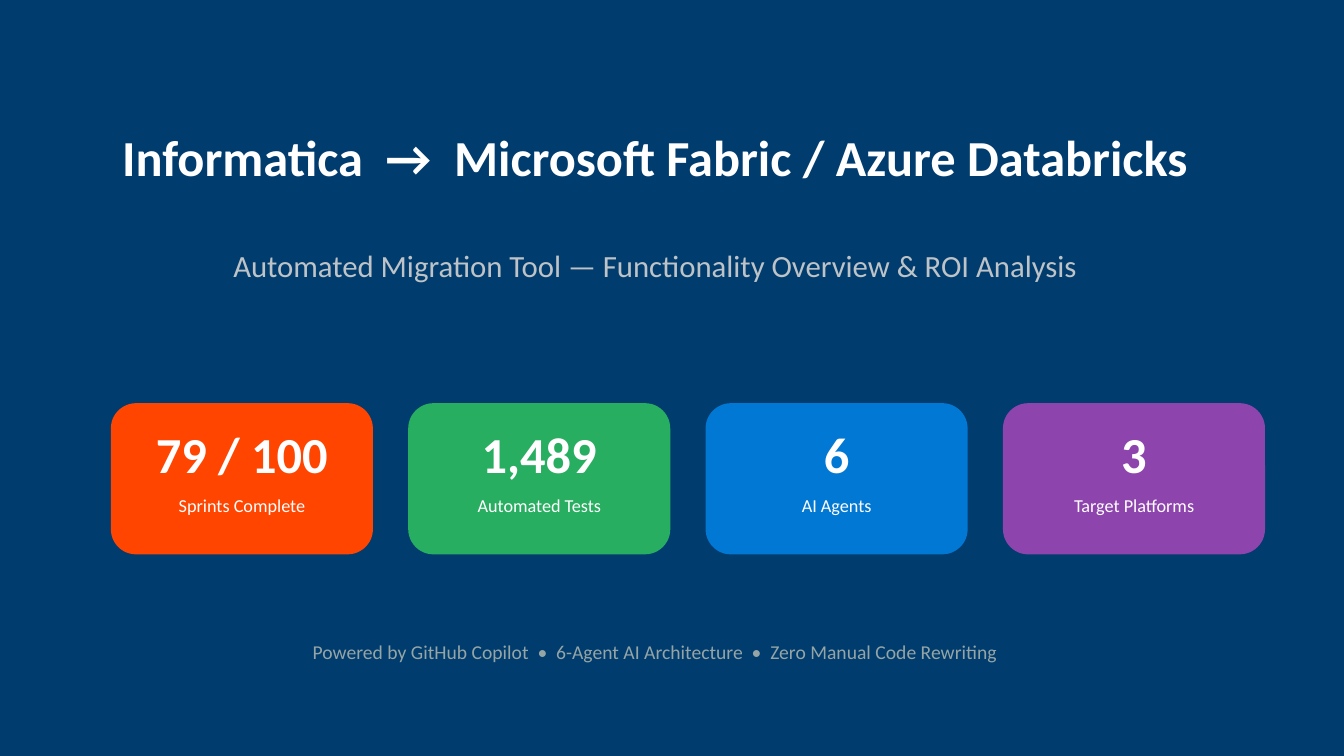
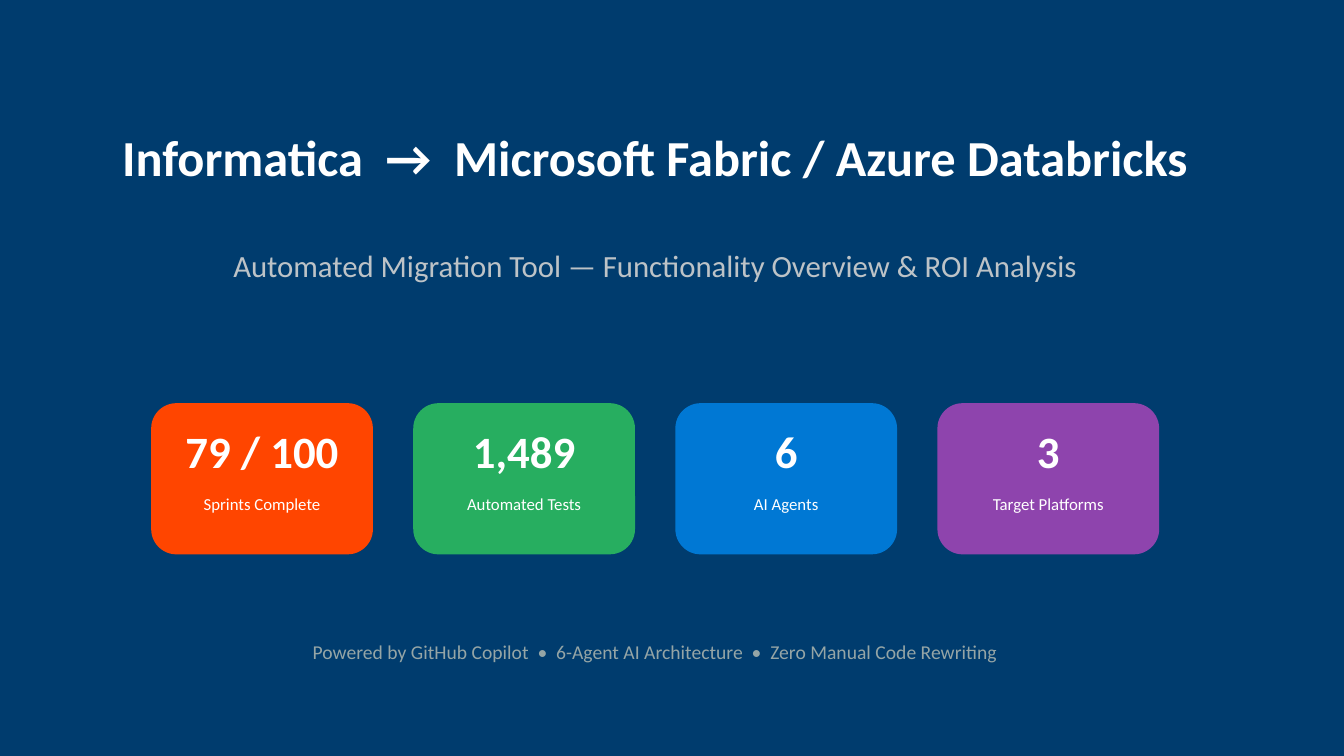
Before and after one commit to cyphou/InformaticaToFabric, a slide deck: slide 1 of output/Informatica_to_Fabric_Migration_Tool.pptx. Drawn at 1344x756 pixels with LibreOffice and Linux fonts; fonts in the diff are those of the drawing. Boxes give left, top, right and bottom in pixels: in the first picture for what was removed or moved away, otherwise in the second. Text is boxed around its words. In the diff, an @@ line names an element or a change of style, - is before the commit and + after.

```diff
--- a/output/Informatica_to_Fabric_Migration_Tool.pptx
+++ b/output/Informatica_to_Fabric_Migration_Tool.pptx
@@ rounded rectangle: place and size @@
-rounded rectangle at <box>111,403,373,555</box>
+rounded rectangle at <box>151,403,373,555</box>
@@ text "79 / 100": place and size @@
-text "79 / 100" at <box>156,440,328,474</box>
+text "79 / 100" at <box>185,438,338,469</box>
@@ rounded rectangle: place and size @@
-rounded rectangle at <box>408,403,670,555</box>
+rounded rectangle at <box>413,403,635,555</box>
@@ rounded rectangle: place and size @@
-rounded rectangle at <box>706,403,968,555</box>
+rounded rectangle at <box>676,403,897,555</box>
@@ text "6": place and size @@
-text "6" at <box>824,438,850,474</box>
+text "6" at <box>775,437,798,469</box>
@@ rounded rectangle: place and size @@
-rounded rectangle at <box>1003,403,1265,555</box>
+rounded rectangle at <box>938,403,1159,555</box>
@@ size 36 to 32 pt in 4 elements at <box>473,437,575,474</box>, <box>185,438,338,469</box>, <box>775,437,798,469</box>, <box>1037,438,1060,469</box> @@
@@ text "3": place and size @@
-text "3" at <box>1121,440,1147,474</box>
+text "3" at <box>1037,438,1060,469</box>
@@ text "Sprints Complete": place and size @@
-text "Sprints Complete" at <box>179,499,305,515</box>
+text "Sprints Complete" at <box>204,498,320,513</box>
@@ text "AI Agents": place and size @@
-text "AI Agents" at <box>802,500,872,515</box>
+text "AI Agents" at <box>754,499,819,513</box>
@@ size 13 to 12 pt in 4 elements at <box>467,498,582,510</box>, <box>204,498,320,513</box>, <box>754,499,819,513</box>, <box>993,498,1104,513</box> @@
@@ text "Target Platforms": place and size @@
-text "Target Platforms" at <box>1074,499,1194,515</box>
+text "Target Platforms" at <box>993,498,1104,513</box>
```
Also in this commit, not shown: 3 other slides changed, 1 slide added, 2 other files.
